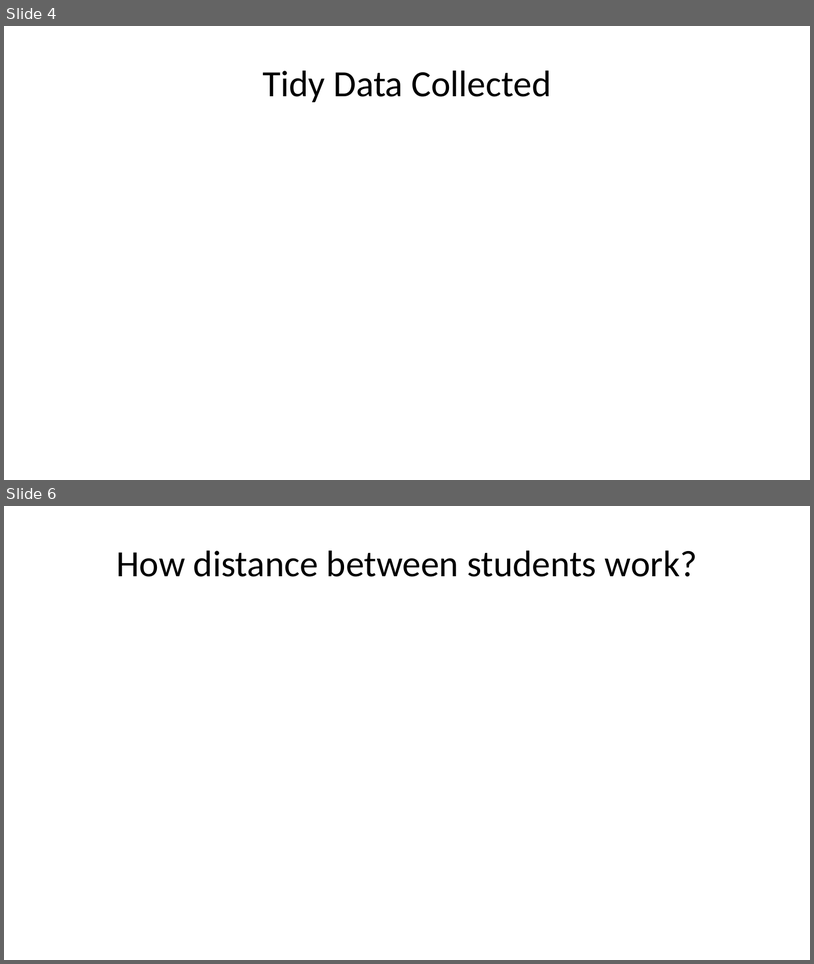
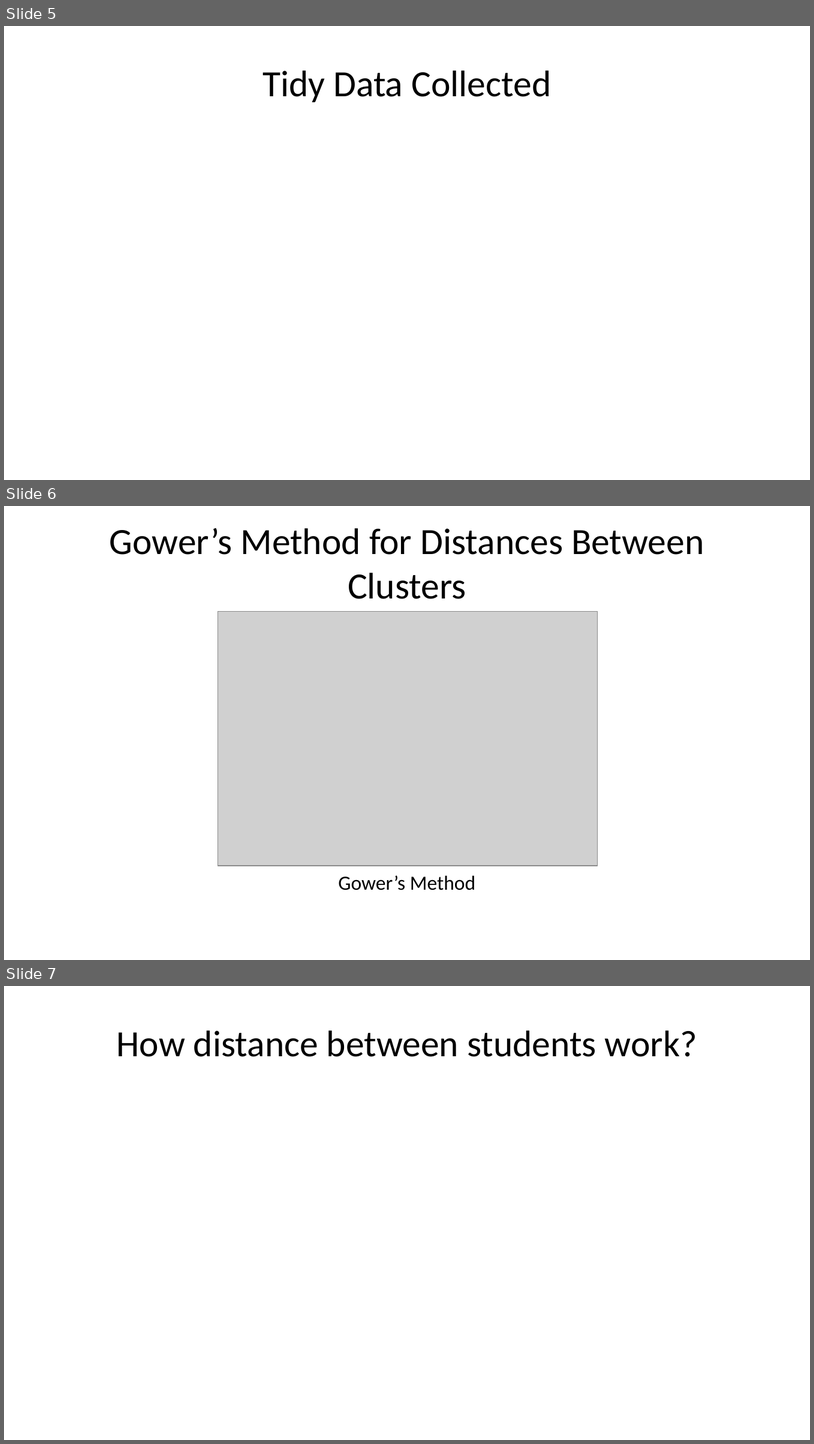
Before and after one commit to deancallahan25/Data322MiniProject, a slide deck: presentation.pptx. Shown one above the other, each under a label of ours: slides 4 and 6 before the commit, slides 5, 6 and 7 after it; the slides between them are not shown. The pictures are 814x964 and 814x1444 pixels, drawn with LibreOffice and Linux fonts; fonts in the diff are those of the drawing; grey boxes stand for pictures. Boxes give left, top, right and bottom in pixels: in the first picture for what was removed or moved away, otherwise in the second. Text is boxed around its words. In the diff, an @@ line names an element or a change of style, - is before the commit and + after.

Commit message:
Gowers method slide added with image

```diff
--- a/presentation.pptx
+++ b/presentation.pptx
@@ slide 6 added at (4,506,810,960), background #FFFFFF @@
@@ title added at (110,528,704,599), 33 pt, text #000000 @@
+Gower’s Method for Distances Between Clusters
@@ picture added at (218,612,597,865) @@
@@ text added at (338,875,476,890), 18 pt, text #000000 @@
+Gower’s Method
@@ what was slide 4 is now slide 5 @@
@@ what was slide 6 is now slide 7 @@
```
Also in this commit, not shown: 3 other slides added, 3 slides removed, 3 other files.
